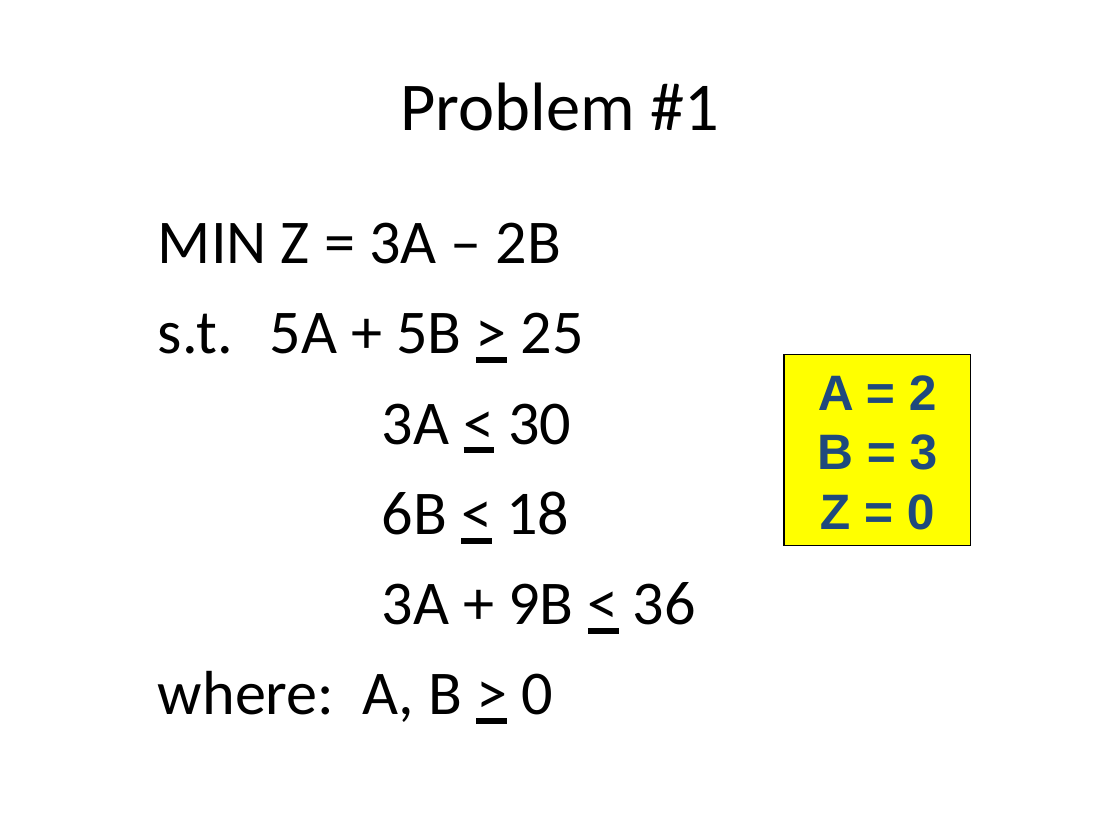
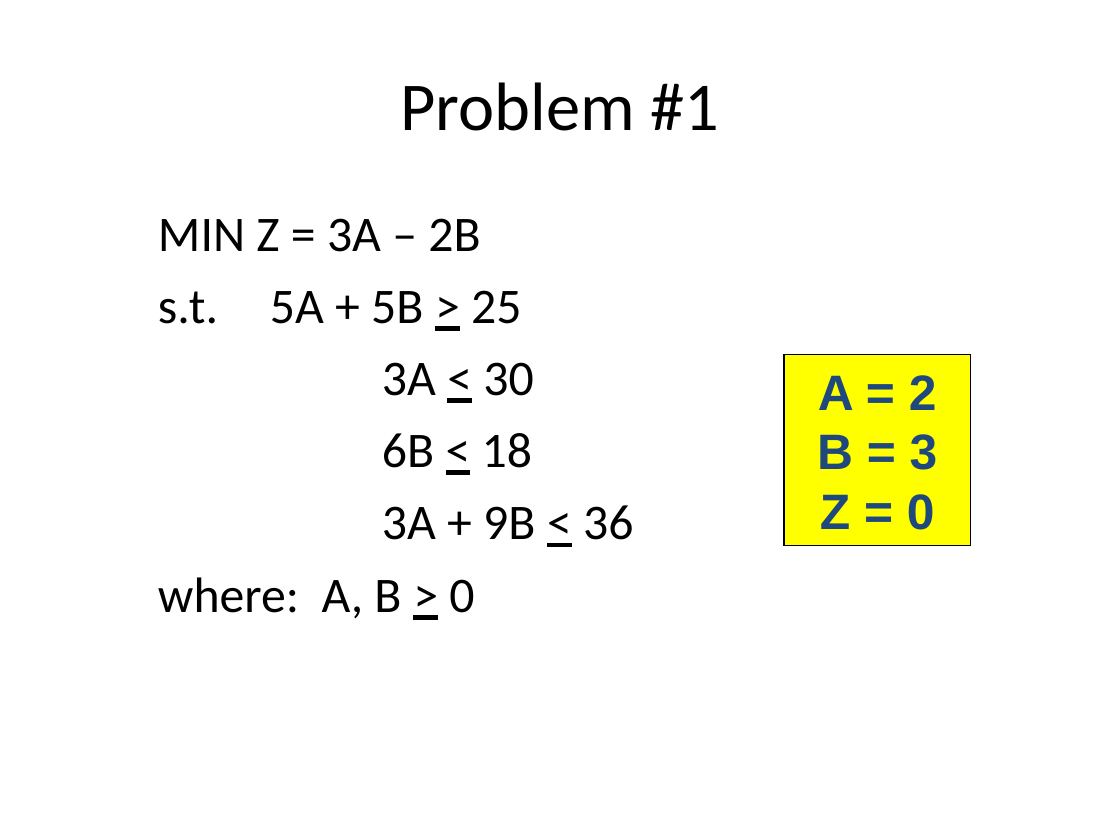
Before and after one commit to Renuka-Rathod/Advanced_analytics, a slide deck: slide 34 of Day-14 _Optimization Techniques/Optimization Techniques/Optimization Technique.ppt. Drawn at 1120x840 pixels with LibreOffice and Linux fonts; fonts in the diff are those of the drawing. Boxes give left, top, right and bottom in pixels: in the first picture for what was removed or moved away, otherwise in the second. Text is boxed around its words. In the diff, an @@ line names an element or a change of style, - is before the commit and + after.

```diff
--- a/Day-14 _Optimization Techniques/Optimization Techniques/Optimization Technique.ppt
+++ b/Day-14 _Optimization Techniques/Optimization Techniques/Optimization Technique.ppt
@@ text "MIN Z = 3A – ..." at (158,218,633,618): size 40 to 32 pt; less space between paragraphs @@
```
Also in this commit, not shown: 3 other files.
